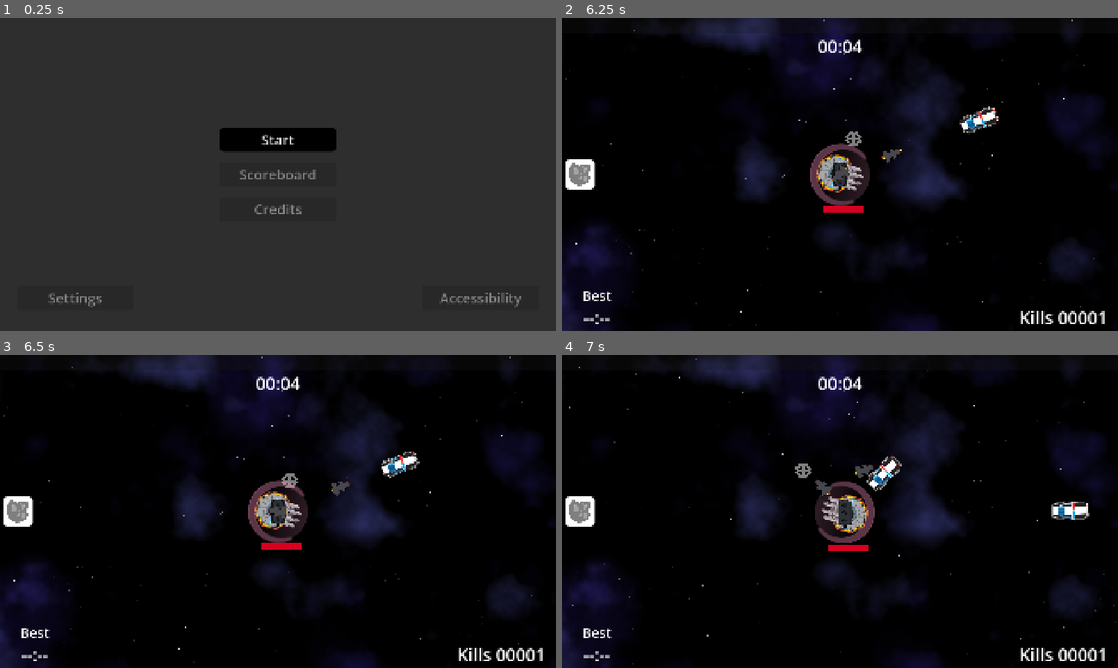
Above: before the commit, frames 1-4 (two rows, left to right).
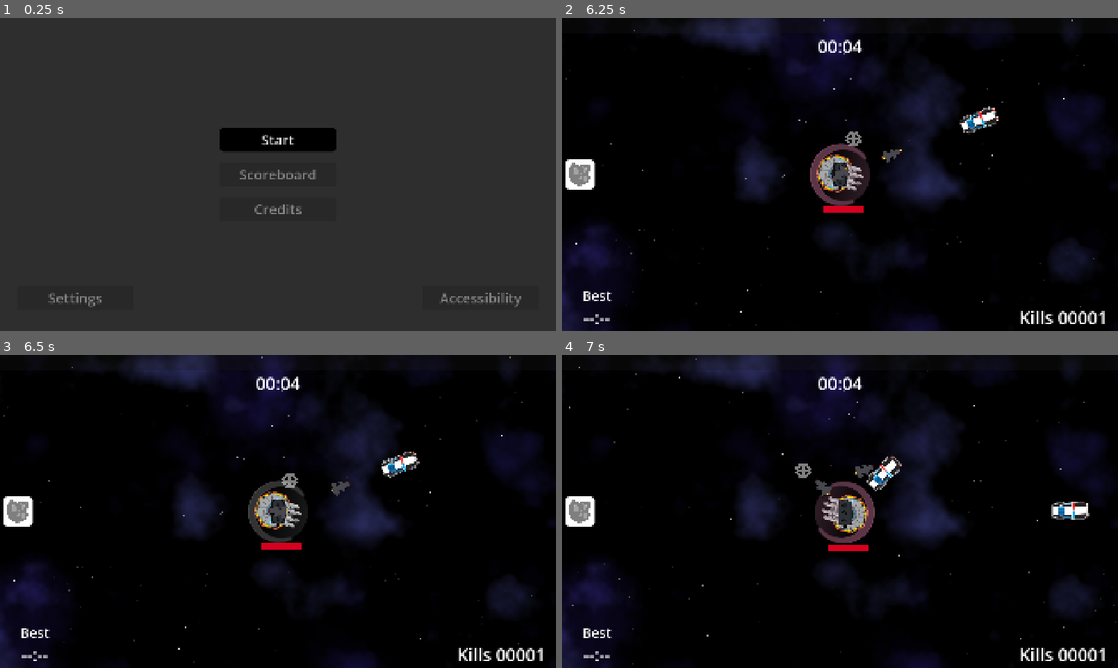
Above: after the commit, the same moments.

Repository: two-sticks-and-a-rock/space-arcade
Game: Godot game, scene res://scenes/main_menu.tscn
Same seed, same stepped clock (60 frames per second), same inputs: the game is played once before the commit and once after it.
Inputs (mouse positions are in pixels of both pictures, inside the frame that each line leads up to):
- Up to frame 1 (0.25 s): no input
- Up to frame 2 (6.25 s): click "Start" at 0.5 s; click "Skip" at 1.25 s; click "Skip" at 2 s; tap Enter at 2.75 s; move the mouse to (962, 158) at 2.77 s; press the mouse at (962, 158) at 2.78 s; tap Space at 3.5 s; move the mouse to (728, 190) at 3.52 s; release the mouse at (728, 190) at 3.53 s; click (728, 190) at 3.6 s; move the mouse to (895, 105) at 4.27 s; press the mouse at (895, 105) at 4.28 s; move the mouse to (812, 237) at 5.02 s; release the mouse at (812, 237) at 5.03 s; click (812, 237) at 5.1 s; move the mouse to (1006, 221) at 5.77 s; press the mouse at (1006, 221) at 5.78 s
- Up to frame 3 (6.5 s): no input
- Up to frame 4 (7 s): move the mouse to (673, 464) at 6.52 s; release the mouse at (673, 464) at 6.53 s; click (673, 464) at 6.6 s

Frames 1-2 are identical in both runs. In frame 3, 0.4% of the frame differs, in the area x 44-55%, y 40-60%; in frame 4, nothing differs.

Commit message:
flicker when 1.0s remaining

Diff:
--- a/scenes/player/player_weapons/ram_shield/ram_shield.gd
+++ b/scenes/player/player_weapons/ram_shield/ram_shield.gd
@@ -2,12 +2,15 @@
 
 @onready var ram_cap : PlayerBullet = $RamCap
 @onready var power_up : TextureProgressBar = $RamCap/AnimatedSprite2D/TextureProgressBar
+
+var up_timer_threshold : float = 1.0
 
 func _reinstantiate_weapon():
 	up_timer.start()
 
 func _ready():
 	super()
+	power_up.value = down_timer.wait_time
 	power_up.max_value = down_timer.wait_time
 
 func _on_down_timer_timeout():
@@ -25,3 +28,6 @@
 
 func _physics_process(_delta):
 	power_up.value = down_timer.wait_time-down_timer.time_left
+
+	if (!up_timer.is_stopped() && up_timer.time_left < up_timer_threshold):
+		power_up.set_visible(randi_range(0,1))
